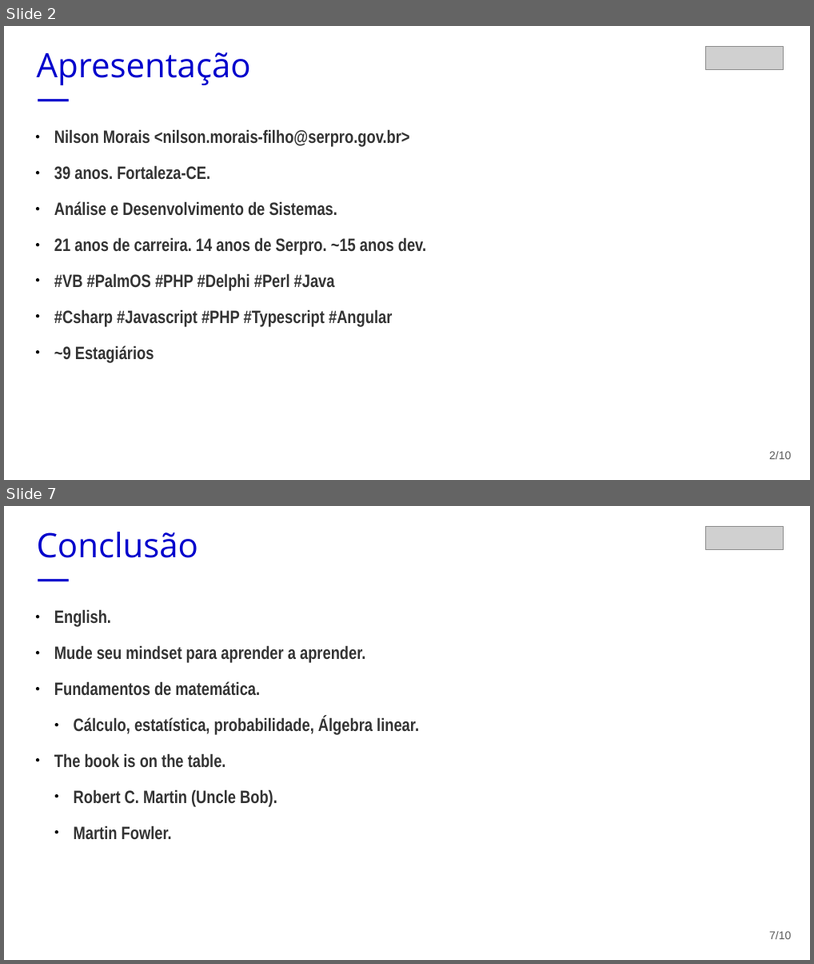
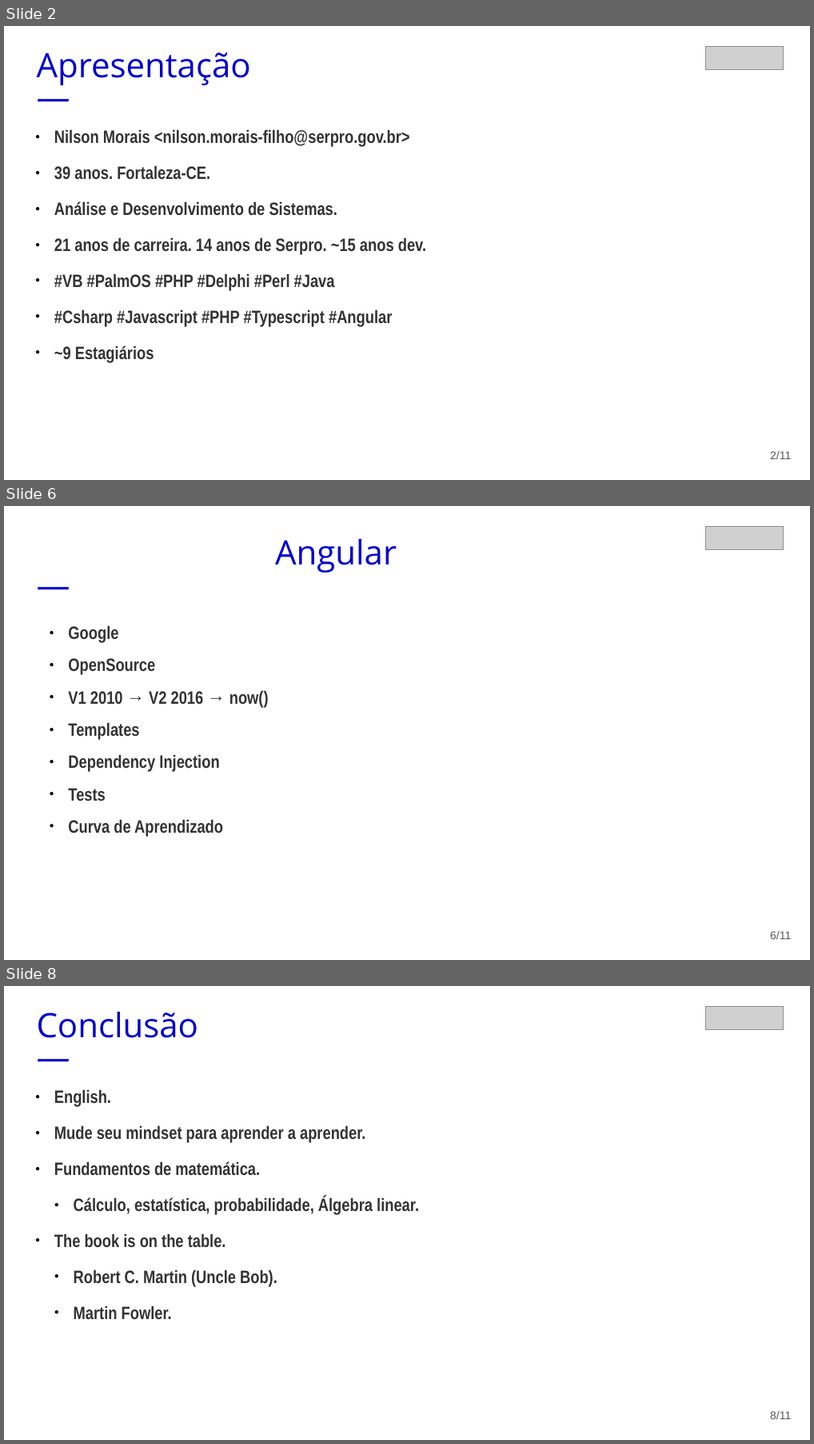
Before and after one commit to nilsonsmf/workshopsd, a slide deck: docs/workshop-sd-presentation.odp. Shown one above the other, each under a label of ours: slides 2 and 7 before the commit, slides 2, 6 and 8 after it; the slides between them are not shown. The pictures are 814x964 and 814x1444 pixels, drawn with LibreOffice and Linux fonts; fonts in the diff are those of the drawing; grey boxes stand for pictures. Boxes give left, top, right and bottom in pixels: in the first picture for what was removed or moved away, otherwise in the second. Text is boxed around its words. In the diff, an @@ line names an element or a change of style, - is before the commit and + after.

```diff
--- a/docs/workshop-sd-presentation.odp
+++ b/docs/workshop-sd-presentation.odp
@@ slide 6 added at (4, 506, 810, 960), background #FFFFFF @@
@@ picture added at (706, 526, 784, 549) @@
@@ title added at (275, 539, 397, 572), 30 pt, text #0000CC @@
+Angular
+—
@@ text added at (68, 625, 269, 836), 16 pt, text #333333, bold @@
+● Google
+● OpenSource
+● V1 2010 → V2 2016 → now()
+● Templates
+● Dependency Injection
+● Tests
+● Curva de Aprendizado
@@ page number added at (770, 931, 791, 939), 10 pt, text #595959 @@
+6/11
@@ page number at (770, 451, 791, 459): text changed @@
-2/10
+2/11
@@ what was slide 7 is now slide 8 @@
@@ page number at (770, 1411, 791, 1419): text changed @@
-7/10
+8/11
```
Also in this commit, not shown: 4 slides changed, 1 other slide added, 1 slide removed, 1 other file.
